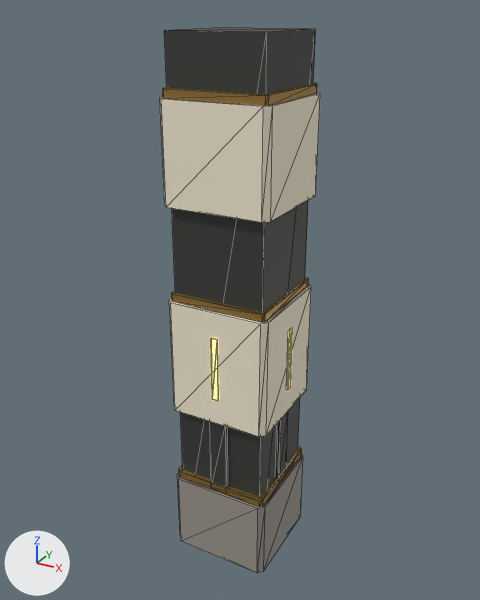
The glTF model godot/assets/kit/ruins/b4_column_wide.glb as it was, and as the next commit left it.
The view is the same before and after, from a camera (50 mm lens) standing at (4.33, -7.93, 8.25) and looking at (-0.07, 0.08, 4.24). Lighting does not change. The marker at lower left points along +X, +Y and +Z. The picture after the commit comes second. Mesh edges are drawn as thin lines. Vertices at exactly the same position are counted once.

Names of what the first picture shows: 'b4_column_wide'.
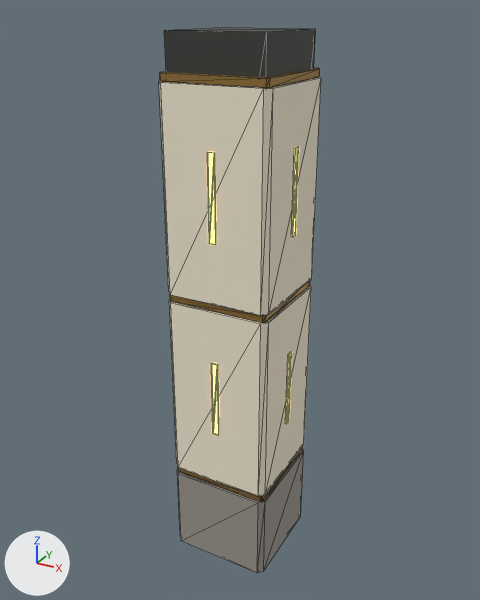
The edits, one by one:
me_b4_column_wide has 168 vertices, 276 faces and spans x -0.81..0.81, y -0.81..0.81, z 0.0..8.0.
me_b4_column_wide is used by ob_b4_column_wide; location (0.0, 0.0, 0.0).
me_b4_column_wide part 1: the loose piece of 16 vertices spanning x -0.76..0.76, y -0.76..0.76, z 1.3..1.42 is scaled about its middle by (1.02, 1.02, 0.833), then moved by (0.0, 0.0, 0.1).
me_b4_column_wide part 2: the loose piece of 16 vertices spanning x -0.75..0.75, y -0.75..0.75, z 4.4..4.52 is scaled about its middle by (1.03, 1.03, 0.833).
me_b4_column_wide part 3: the loose piece of 16 vertices spanning x -0.75..0.75, y -0.75..0.75, z 7.2..7.32 is scaled about its middle by (1.03, 1.03, 0.833), then moved by (0.0, 0.0, 0.2).
me_b4_column_wide part 4: the loose piece of 16 vertices spanning x -0.8..0.8, y -0.8..0.8, z 5.8..7.2 is scaled about its middle by (1, 1, 2.06), then moved by (0.0, 0.0, -0.54).
me_b4_column_wide part 5: a new loose piece, a box spanning x -0.05..0.05, y -0.812..-0.79, z 2.4..3.6, in mat_amber (orange #ffbc52, glowing orange #ffbc52).
me_b4_column_wide part 6: a new loose piece, a box spanning x -0.05..0.05, y -0.812..-0.79, z 5.4..6.6, in mat_amber (orange #ffbc52, glowing orange #ffbc52).
me_b4_column_wide part 7: a new loose piece, a box spanning x 0.79..0.812, y -0.05..0.05, z 2.4..3.6, in mat_amber (orange #ffbc52, glowing orange #ffbc52).
me_b4_column_wide part 8: a new loose piece, a box spanning x 0.79..0.812, y -0.05..0.05, z 5.4..6.6, in mat_amber (orange #ffbc52, glowing orange #ffbc52).
me_b4_column_wide part 9: 8 loose pieces with 64 vertices, spanning x -0.81..0.81, y -0.81..0.81, z 1.3..4.0, are deleted.
Part 10, on me_b4_column_wide:
16 vertices are removed from x -0.8..0.8, y -0.8..0.8, z 1.3..2.6.
44 faces are deleted.
8 new vertices lie (0.0, 0.0, 1.4) away from vertices in x -0.8..0.8, y -0.8..0.8, z 0.0.
8 new vertices lie (0.0, 0.0, -2.88) away from vertices in x -0.8..0.8, y -0.8..0.8, z 4.4.
22 new faces join them, mat_ivory_stain (grey #9a948c).
22 new faces join them, mat_ivory (pale yellow #f3e9d2).

Where the change shows, as pixel boxes [x1, y1, x2, y2] in the pictures (480 x 600 px; the box of a moved part takes in the faces that stretch with it):
'b4_column_wide', reshaped
    before: [160, 27, 320, 573]
    after: [159, 27, 321, 573]
part 1 of me_b4_column_wide, moved or reshaped
    before: [179, 446, 302, 507]
    after: [178, 447, 303, 502]
part 2 of me_b4_column_wide, moved or reshaped
    before: [172, 277, 309, 322]
    after: [170, 281, 310, 323]
part 3 of me_b4_column_wide, moved or reshaped
    before: [163, 83, 317, 106]
    after: [160, 68, 320, 87]
part 4 of me_b4_column_wide, moved or reshaped
    before: [160, 92, 320, 222]
    after: [159, 77, 321, 316]
part 5 of me_b4_column_wide, added
    after: [211, 363, 219, 436]
part 6 of me_b4_column_wide, added
    after: [207, 152, 216, 245]
part 7 of me_b4_column_wide, added
    after: [286, 352, 292, 424]
part 8 of me_b4_column_wide, added
    after: [292, 147, 299, 237]
part 9 of me_b4_column_wide, deleted
    before: [210, 328, 293, 488]
part 10 of me_b4_column_wide, moved or reshaped
    both: [169, 287, 311, 573]
